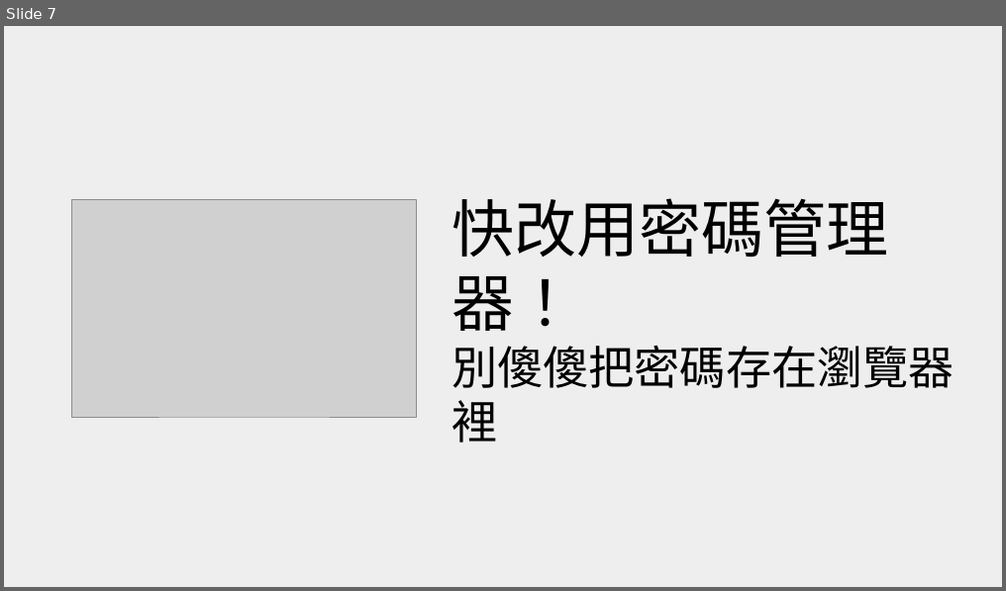
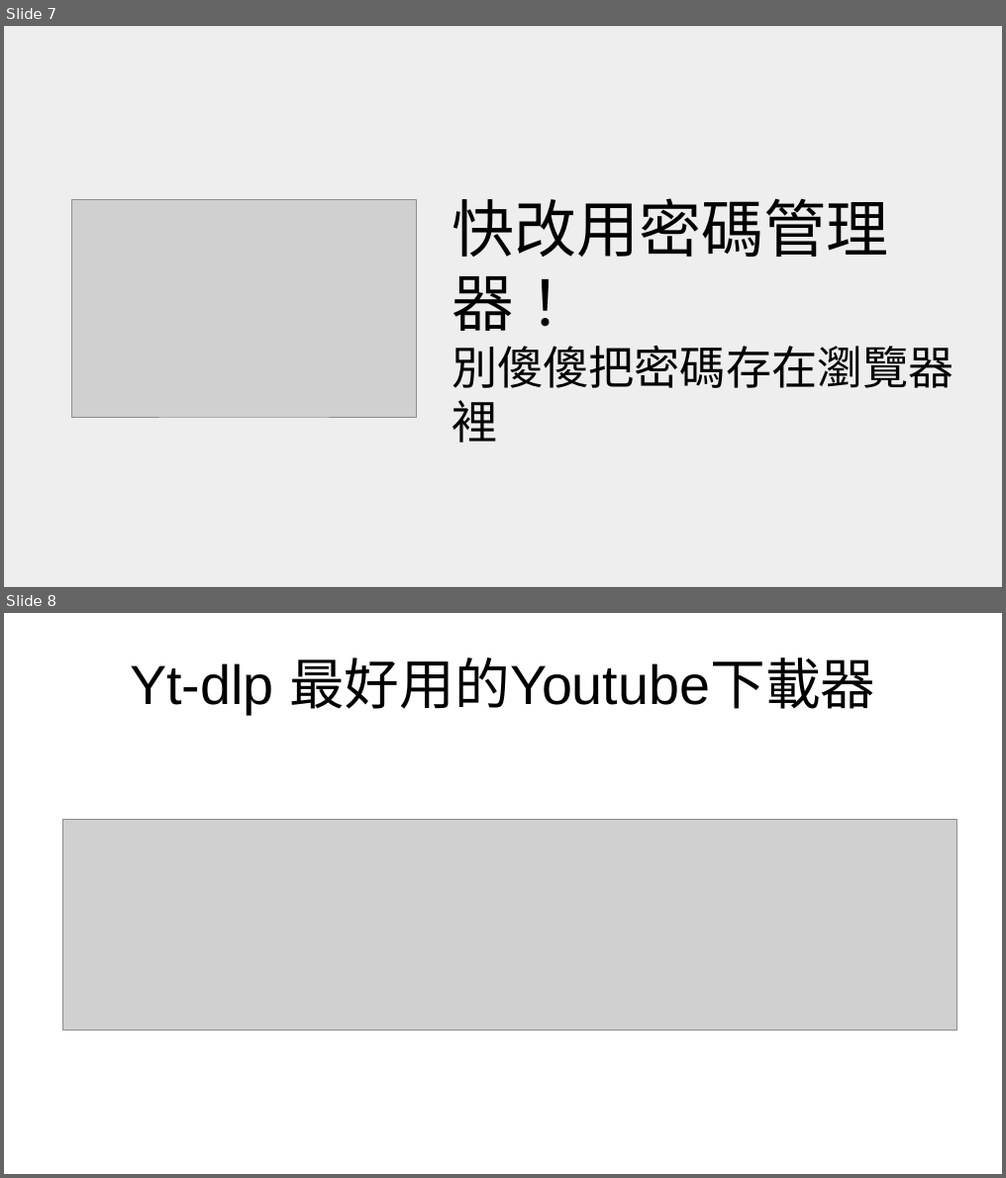
Before and after one commit to FGZ0908/Fgzblog, a slide deck: 縮圖製作.odp. Shown one above the other, each under a label of ours: slide 7 before the commit, slides 7 and 8 after it. The pictures are 1006x591 and 1006x1178 pixels, drawn with LibreOffice and Linux fonts; fonts in the diff are those of the drawing; grey boxes stand for pictures. Boxes give left, top, right and bottom in pixels: in the first picture for what was removed or moved away, otherwise in the second. Text is boxed around its words. In the diff, an @@ line names an element or a change of style, - is before the commit and + after.

```diff
--- a/縮圖製作.odp
+++ b/縮圖製作.odp
@@ slide 8 added at <box>4,613,1002,1174</box>, background #FFFFFF @@
@@ title added at <box>130,658,875,714</box>, 53.1 pt, text #000000 @@
+Yt-dlp 最好用的Youtube下載器
@@ picture added at <box>63,820,956,1031</box> @@
```
Also in this commit, not shown: 3 other files.
